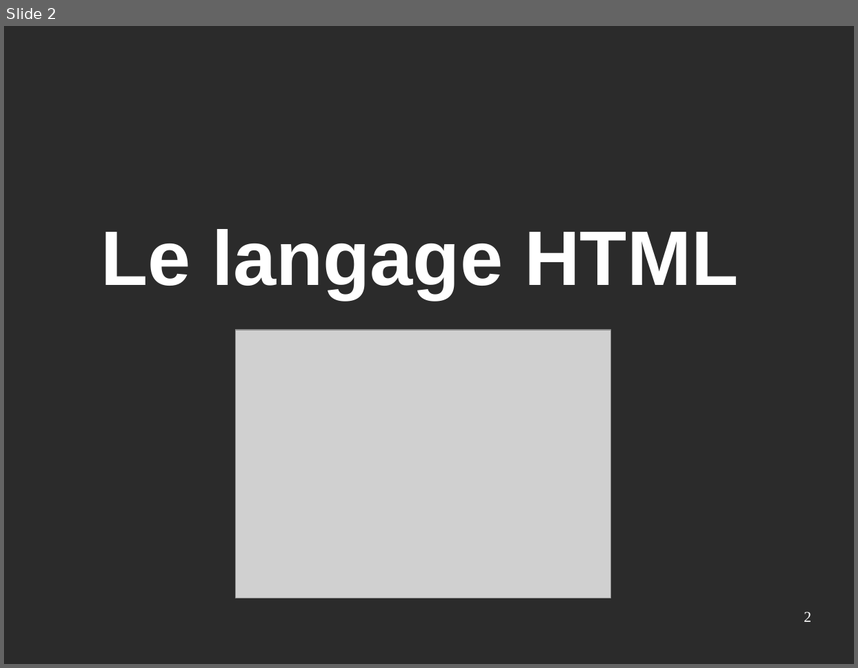
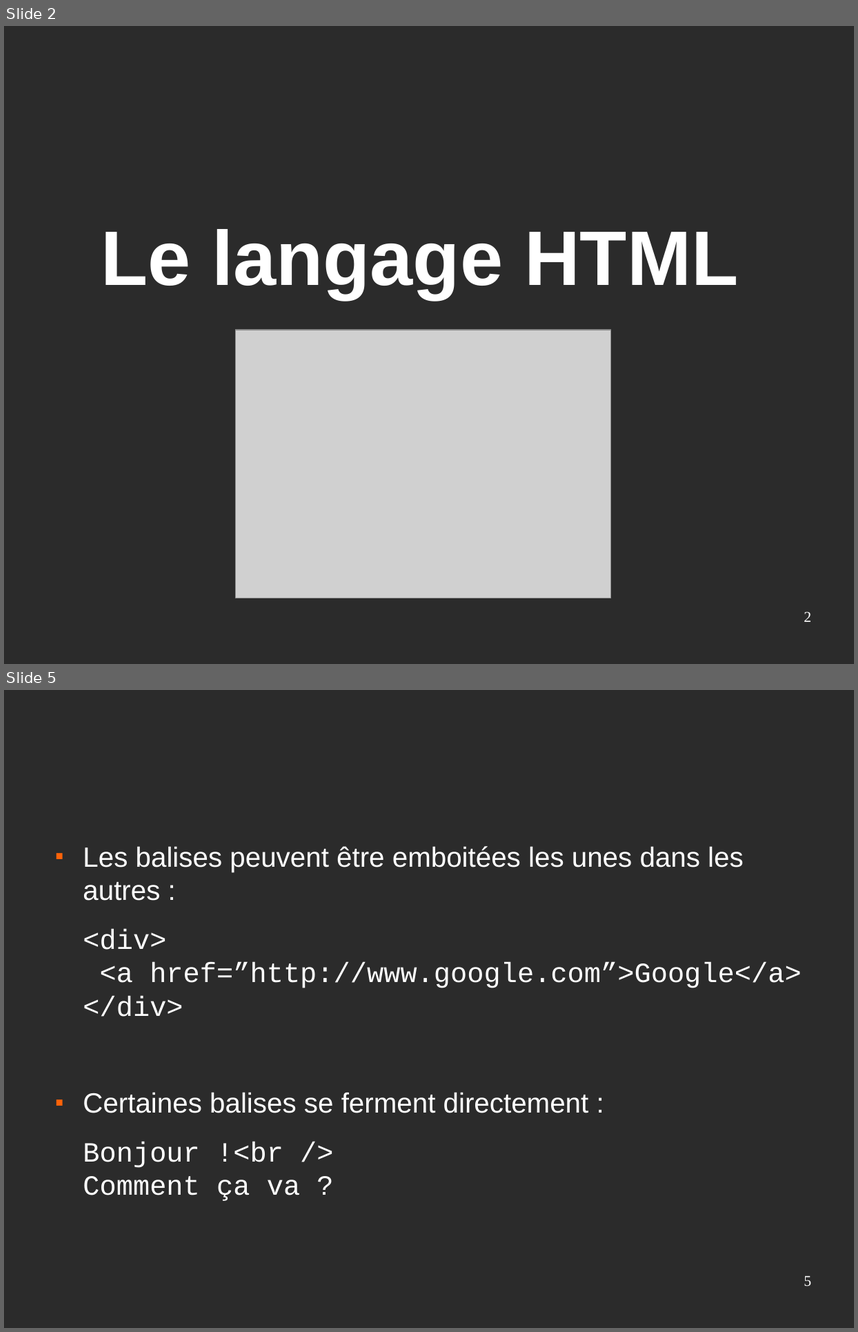
Before and after one commit to Eirbware/Formation, a slide deck: presentations/html.odp. Shown one above the other, each under a label of ours: slide 2 before the commit, slides 2 and 5 after it; the slides between them are not shown. The pictures are 858x668 and 858x1332 pixels, drawn with LibreOffice and Linux fonts; fonts in the diff are those of the drawing; grey boxes stand for pictures; background and template pictures are left out; a plain dark background stands for a picture behind light text. Boxes give left, top, right and bottom in pixels: in the first picture for what was removed or moved away, otherwise in the second. Text is boxed around its words. In the diff, an @@ line names an element or a change of style, - is before the commit and + after.

```diff
--- a/presentations/html.odp
+++ b/presentations/html.odp
@@ slide 5 added at (x1=4, y1=690, x2=854, y2=1328), background picture (left out) @@
@@ text added at (x1=83, y1=846, x2=801, y2=1201), 26 pt, text #FFFFFF @@
+■ Les balises peuvent être emboitées les unes dans les autres :
+<div>
+<a href=”http://www.google.com”>Google</a>
+</div>
+■ Certaines balises se ferment directement :
+Bonjour !<br />
+Comment ça va ?
@@ page number added at (x1=804, y1=1275, x2=811, y2=1286), 14 pt, text #FFFFFF @@
+5
```
Also in this commit, not shown: 2 other slides added.
